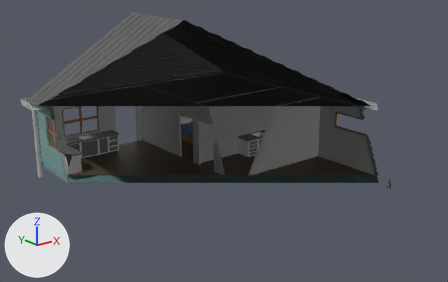
Renders of the glTF model NCEA Game 2024/Assets/Blender/betterhouse.glb from each side of a commit.
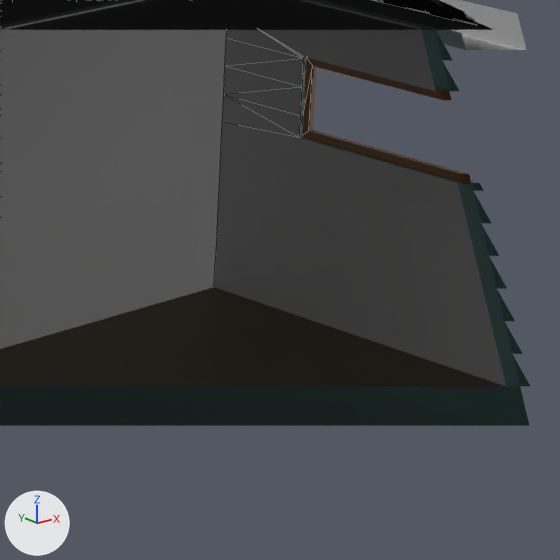
There are two pictures of each version: one whole from a 50 mm camera at (-19.16, -24.77, 11.53) aimed at (0.02, -0.79, 1.93), one close up on the part from 62% to 86% of the width and 36% to 74% of the height. Every picture has the same lights, and +X, +Y and +Z are marked at lower left. The close-ups show mesh edges as thin lines. Everything nearer to the camera than a plane just in front of the edit is cut away. Where no turn or scale is listed for an object, it has been applied to the vertices.

In view in the first close-up: 'Glass005.col', 'Gutters', 'House.col', 'Roof.col'.
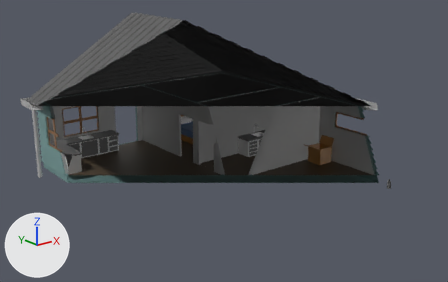
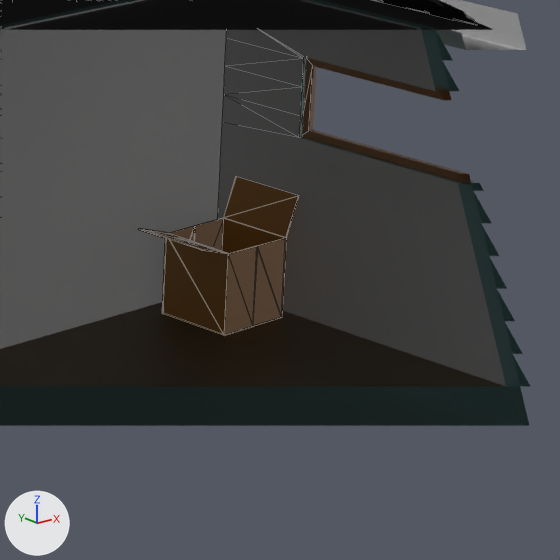
Diff of the bpy script that builds the scene:
```diff
--- a/NCEA Game 2024/Assets/Blender/betterhouse.glb.py
+++ b/NCEA Game 2024/Assets/Blender/betterhouse.glb.py
@@ me_cube @@
+me_cube.from_pydata(...)  # 36 vertices, 76 faces; spans x -0.85..0.65, y -0.46..0.46, z -0.72..0.64
+me_cube.materials.append(mat_bedframe)  # brown #a27135
@@ ob_cardboardbox_col @@
+ob_cardboardbox_col = bpy.data.objects.new('Cardboardbox.col', me_cube)
+ob_cardboardbox_col.location = (5.64, -2.33, 0.71)
```

Changed parts and their boxes [x1, y1, x2, y2] in the close-ups (560 x 560 px):
'Cardboardbox.col', added (brown): after [139, 176, 299, 335]
